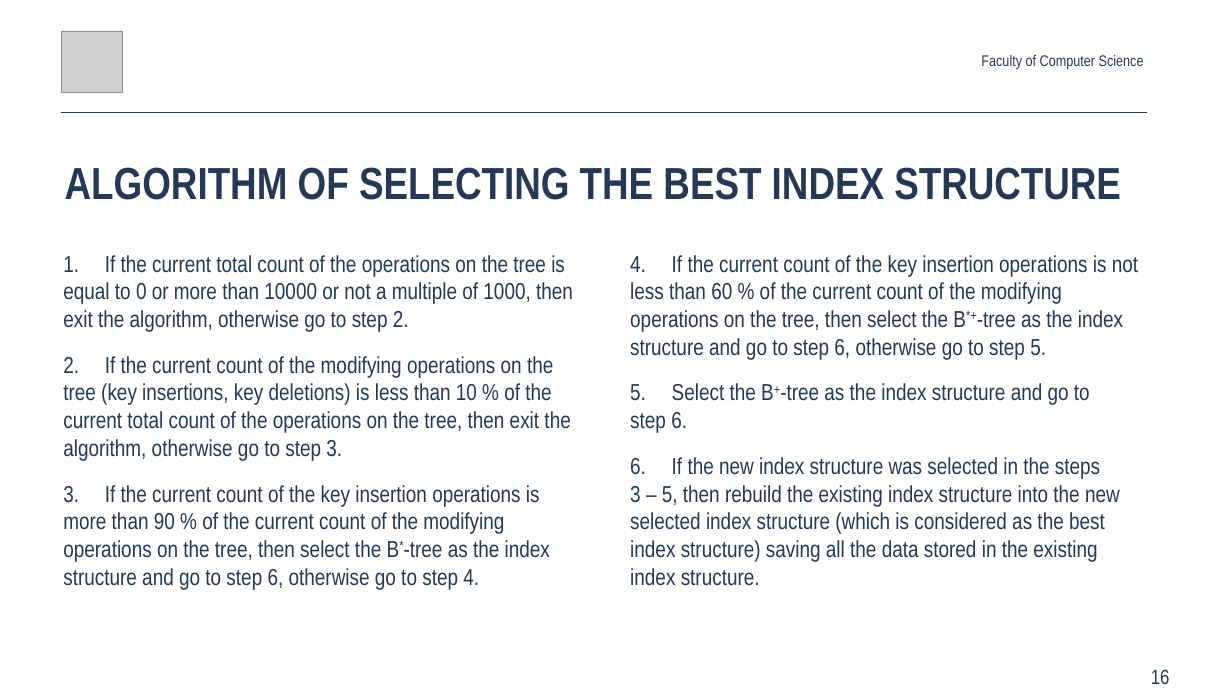
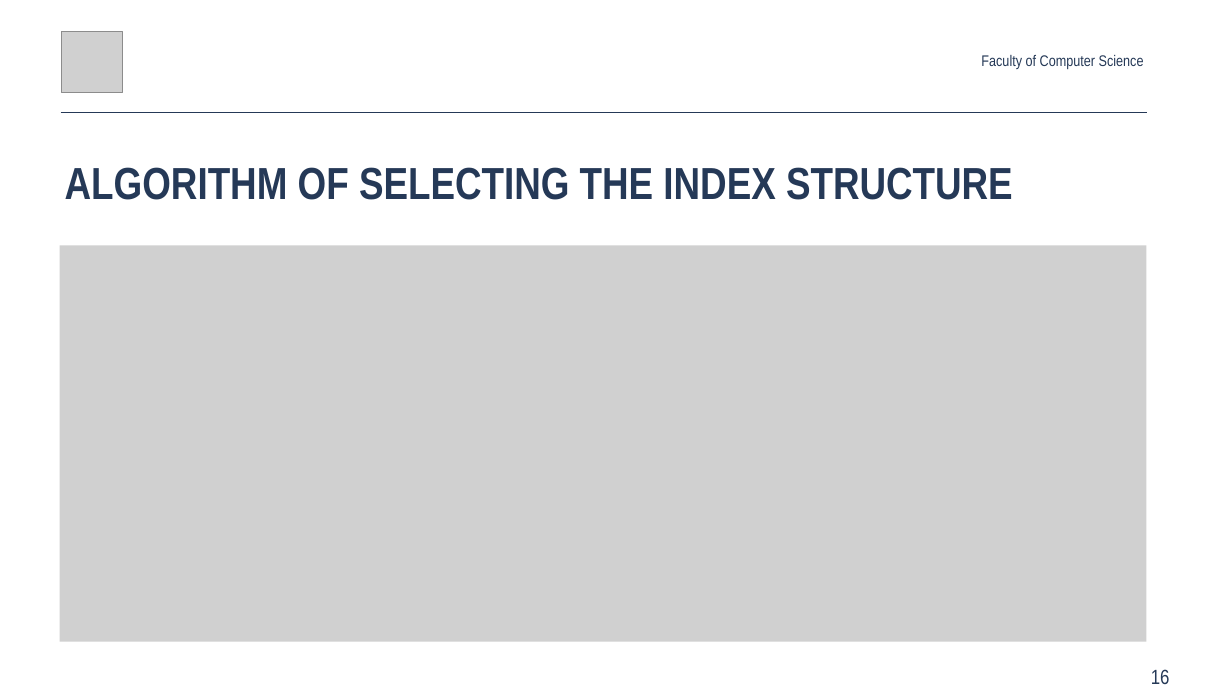
Before and after one commit to Glost/btrees_2019, a slide deck: slide 16 of root/docs/slides/Anton_Rigin_SYRCoSE_2019.pptx. Drawn at 1232x693 pixels with LibreOffice and Linux fonts; fonts in the diff are those of the drawing; grey boxes stand for pictures. Boxes give left, top, right and bottom in pixels: in the first picture for what was removed or moved away, otherwise in the second. Text is boxed around its words. In the diff, an @@ line names an element or a change of style, - is before the commit and + after.

```diff
--- a/root/docs/slides/Anton_Rigin_SYRCoSE_2019.pptx
+++ b/root/docs/slides/Anton_Rigin_SYRCoSE_2019.pptx
@@ text at (x1=65, y1=167, x2=1013, y2=200): text changed @@
-ALGORITHM OF SELECTING THE BEST INDEX STRUCTURE
+ALGORITHM OF SELECTING THE INDEX STRUCTURE
@@ picture added at (x1=60, y1=245, x2=1146, y2=642) @@
@@ text removed at (x1=63, y1=255, x2=1138, y2=590) @@
-1. If the current total count of the operations on the tree is equal to 0 or more than 10000 or not a multiple of 1000, then exit the algorithm, otherwise go to step 2.
-2. If the current count of the modifying operations on the tree (key insertions, key deletions) is less than 10 % of the current total count of the operations on the tree, then exit the algorithm, otherwise go to step 3.
-3. If the current count of the key insertion operations is more than 90 % of the current count of the modifying operations on the tree, then select the B*-tree as the index structure and go to step 6, otherwise go to step 4.
-4. If the current count of the key insertion operations is not less than 60 % of the current count of the modifying operations on the tree, then select the B*+-tree as the index structure and go to step 6, otherwise go to step 5.
-5. Select the B+-tree as the index structure and go to
-step 6.
-6. If the new index structure was selected in the steps
-3 – 5, then rebuild the existing index structure into the new selected index structure (which is considered as the best index structure) saving all the data stored in the existing index structure.
```
Also in this commit, not shown: 8 other slides changed, 1 slide added, 1 other file.
